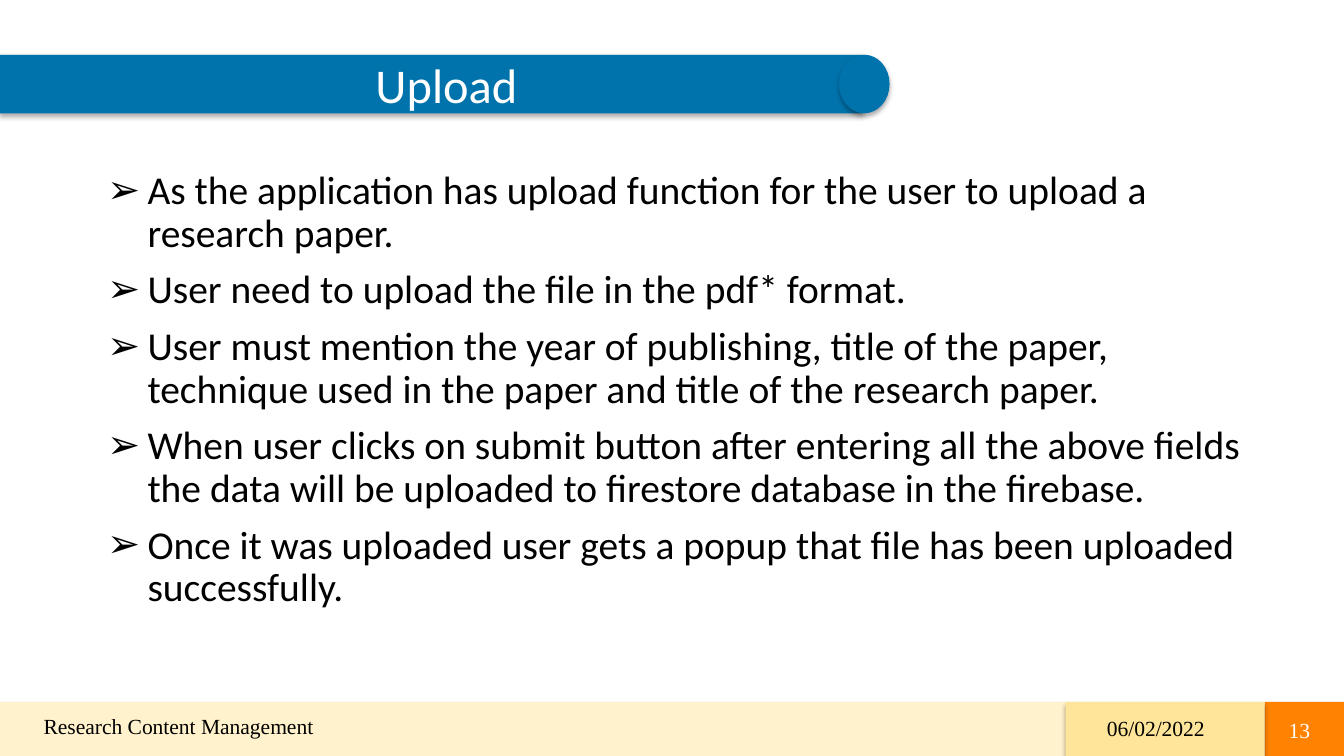
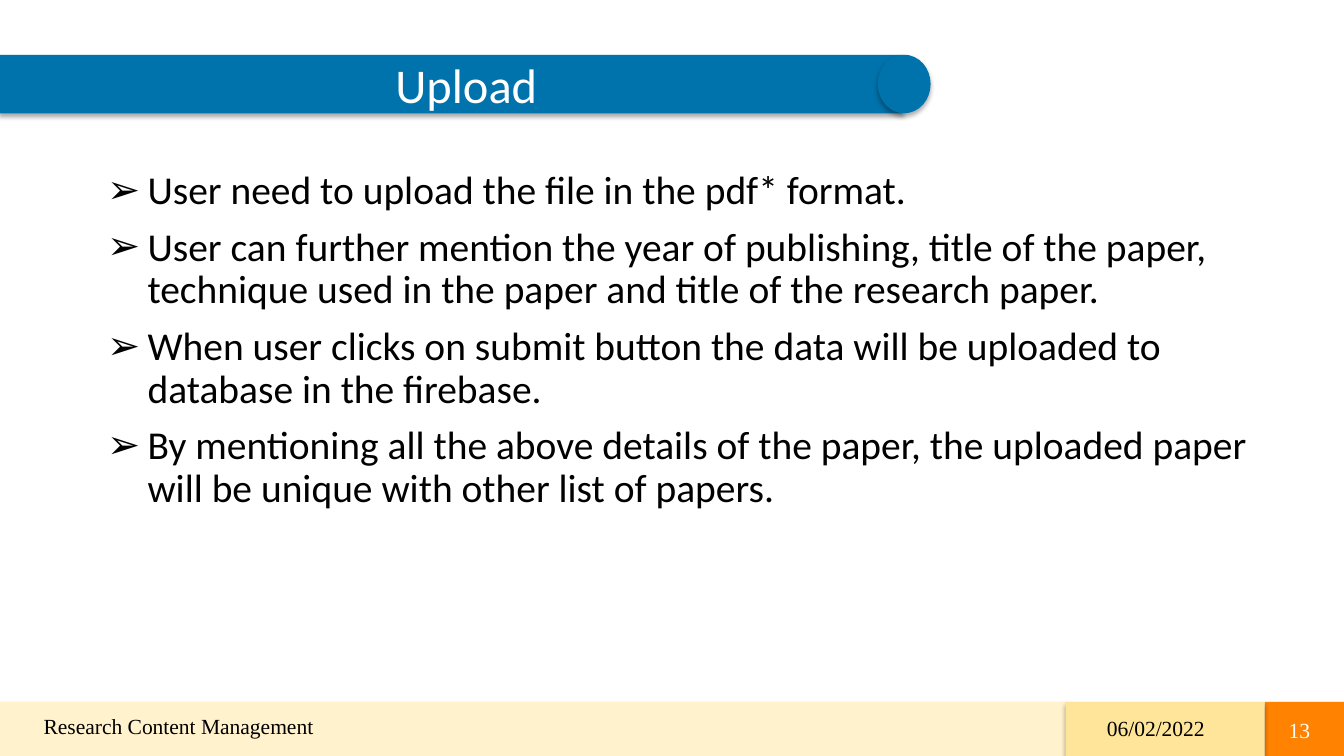
Before and after one commit to 44691-GDP-I-SU22/RCM, a slide deck: slide 13 of GDP-Final-PPT/RCM_Final.pptx. Drawn at 1344x756 pixels with LibreOffice and Linux fonts; fonts in the diff are those of the drawing. Boxes give left, top, right and bottom in pixels: in the first picture for what was removed or moved away, otherwise in the second. Text is boxed around its words. In the diff, an @@ line names an element or a change of style, - is before the commit and + after.

```diff
--- a/GDP-Final-PPT/RCM_Final.pptx
+++ b/GDP-Final-PPT/RCM_Final.pptx
@@ freeform shape "Upload": place and size @@
-freeform shape "Upload" at [0,54,863,113]
+freeform shape "Upload" at [0,54,902,113]
@@ freeform shape: place and size @@
-freeform shape at [839,54,889,113]
+freeform shape at [878,54,931,113]
@@ text at [148,176,1147,254]: paragraph removed @@
-➢ As the application has upload function for the user to upload a research paper.
@@ text at [148,233,1247,509]: text changed @@
-➢ User must mention the year of publishing, title of the paper, technique used in the paper and title of the research paper.
-➢ When user clicks on submit button after entering all the above fields the data will be uploaded to firestore database in the firebase.
-➢ Once it was uploaded user gets a popup that file has been uploaded successfully.
+➢ User can further mention the year of publishing, title of the paper, technique used in the paper and title of the research paper.
+➢ When user clicks on submit button the data will be uploaded to database in the firebase.
+➢ By mentioning all the above details of the paper, the uploaded paper will be unique with other list of papers.
```
Also in this commit, not shown: 7 other slides changed, 1 slide removed.
